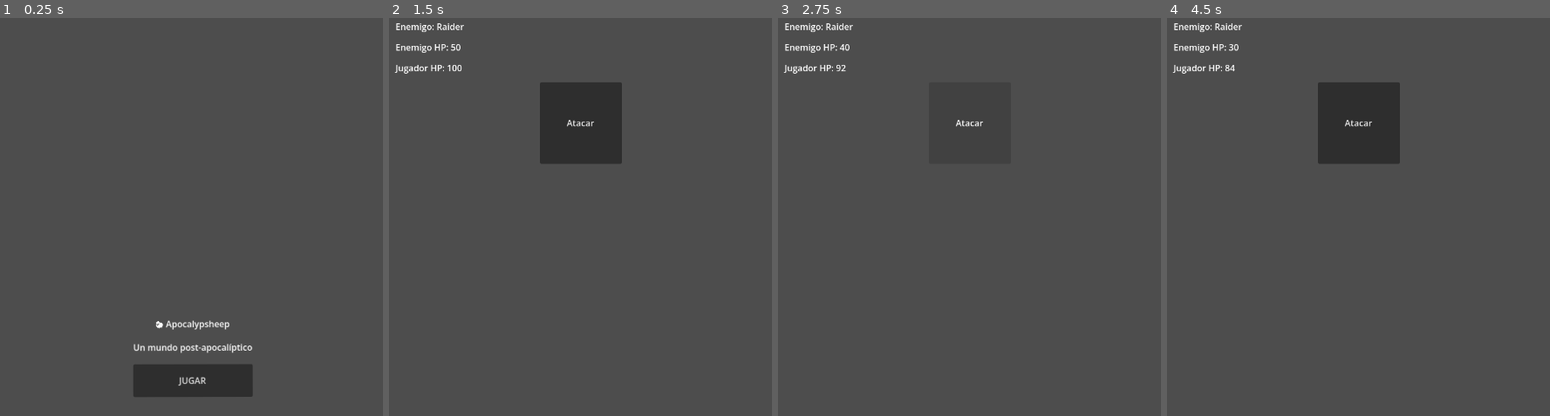
Above: before the commit, frames 1-4 (left to right).
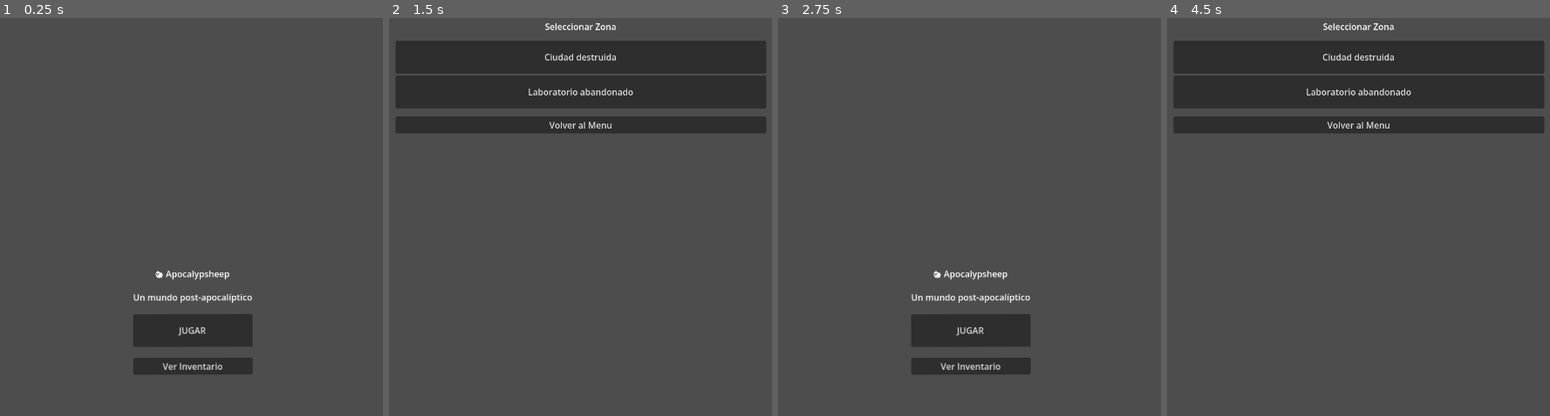
Above: after the commit, the same moments.

Repository: MirandaFrancoCBA/apocalypsheep
Game: Godot game, scene res://scenes/main_menu.tscn
Two runs of this game, one before a commit and one after it. Both use one fixed random seed, a clock stepped at 60 frames per second and the inputs below.
Inputs (mouse positions are in pixels of both pictures, inside the frame that each line leads up to):
- Up to frame 1 (0.25 s): no input
- Up to frame 2 (1.5 s): click (580, 364) at 0.5 s, where only the run after the commit has a clickable "Ver Inventario"; click (580, 69) at 1.25 s, where only the run after the commit has a clickable "<- Volver"
- Up to frame 3 (2.75 s): click (969, 125) at 2 s, where only the run after the commit has a clickable "Volver al Menu"
- Up to frame 4 (4.5 s): click (1358, 328) at 2.75 s, where only the run after the commit has a clickable "JUGAR"; click (1358, 121) at 3.5 s, where only the run before the commit has a clickable "Atacar"; click (1358, 328) at 4.25 s, where only the run after the commit has a clickable "JUGAR"

The runs differ from the first frame. In frame 1, 5.5% of the frame differs, in the area x 34-66%, y 63-96%; in frame 2, 20%, in the area x 1-99%, y 1-37%; in frame 3, 4.7%; in frame 4, 20%.

Commit message:
Feat: inventory

Diff:
--- /dev/null
+++ b/scenes/inventory.tscn
@@ -0,0 +1,42 @@
+[gd_scene format=3 uid="uid://bneinrv18r10h"]
+
+[ext_resource type="Script" uid="uid://cenvib3bj3etw" path="res://scripts/ui/inventory_scree.gd" id="1_qw0r6"]
+
+[node name="InventoryScreen" type="Control" unique_id=44979725]
+layout_mode = 3
+anchors_preset = 15
+anchor_right = 1.0
+anchor_bottom = 1.0
+grow_horizontal = 2
+grow_vertical = 2
+script = ExtResource("1_qw0r6")
+
+[node name="MarginContainer" type="MarginContainer" parent="." unique_id=559699994]
+layout_mode = 1
+anchors_preset = 15
+anchor_right = 1.0
+anchor_bottom = 1.0
+grow_horizontal = 2
+grow_vertical = 2
+theme_override_constants/margin_left = 20
+theme_override_constants/margin_top = 20
+theme_override_constants/margin_right = 20
+theme_override_constants/margin_bottom = 20
+
+[node name="VBoxContainer" type="VBoxContainer" parent="MarginContainer" unique_id=1680964469]
+layout_mode = 2
+theme_override_constants/separation = 15
+
+[node name="LabelTitle" type="Label" parent="MarginContainer/VBoxContainer" unique_id=1297380450]
+layout_mode = 2
+text = "INVENTARIO!"
+horizontal_alignment = 1
+
+[node name="VBoxItems" type="VBoxContainer" parent="MarginContainer/VBoxContainer" unique_id=1535806740]
+layout_mode = 2
+
+[node name="ButtonBack" type="Button" parent="MarginContainer/VBoxContainer" unique_id=293995187]
+layout_mode = 2
+text = "<- Volver"
+
+[connection signal="pressed" from="MarginContainer/VBoxContainer/ButtonBack" to="." method="_on_button_back_pressed"]
--- a/scenes/main_menu.tscn
+++ b/scenes/main_menu.tscn
@@ -19,10 +19,10 @@
 anchor_top = 0.5
 anchor_right = 0.5
 anchor_bottom = 0.5
-offset_left = -20.0
-offset_top = -31.0
-offset_right = 20.0
-offset_bottom = 31.0
+offset_left = -109.3533
+offset_top = -139.99991
+offset_right = 109.64673
+offset_bottom = 6.000122
 grow_horizontal = 2
 grow_vertical = 2
 theme_override_constants/separation = 20
@@ -42,4 +42,9 @@
 layout_mode = 2
 text = "Jugar"
 
+[node name="ButtonInventory" type="Button" parent="VBoxContainer" unique_id=1031801811]
+layout_mode = 2
+text = "Ver Inventario"
+
 [connection signal="pressed" from="VBoxContainer/ButtonPlay" to="." method="_on_button_play_pressed"]
+[connection signal="pressed" from="VBoxContainer/ButtonInventory" to="." method="_on_button_inventory_pressed"]
--- a/scenes/zone_select.tscn
+++ b/scenes/zone_select.tscn
@@ -34,3 +34,9 @@
 
 [node name="VBoxZones" type="VBoxContainer" parent="MarginContainer/VBoxContainer" unique_id=1621934966]
 layout_mode = 2
+
+[node name="ButtonBack" type="Button" parent="MarginContainer/VBoxContainer" unique_id=1315409959]
+layout_mode = 2
+text = "Volver al Menu"
+
+[connection signal="pressed" from="MarginContainer/VBoxContainer/ButtonBack" to="." method="_on_button_back_pressed"]
--- a/scripts/managers/scene_manager.gd
+++ b/scripts/managers/scene_manager.gd
@@ -43,3 +43,6 @@
 
 func go_to_result() -> void:
     go_to(Constants.SCENE_RESULT)
+
+func go_to_inventory():
+    go_to(Constants.SCENE_INVENTORY)
--- /dev/null
+++ b/scripts/ui/inventory_scree.gd
@@ -0,0 +1,40 @@
+#scripts/ui/inventory_screen.gd
+
+extends Control
+
+@onready var items_container = $MarginContainer/VBoxContainer/VBoxItems
+@onready var button_back = $MarginContainer/VBoxContainer/ButtonBack
+
+func _ready() -> void:
+    print("[Inventory] Cargando inventario")
+
+    _load_inventory()
+
+func _load_inventory() -> void:
+    var player = GameManager.get_player_data()
+    var inventory = player["inventory"]
+
+    if inventory.is_empty():
+        _show_empty()
+        return
+
+    _create_items(inventory)
+
+func _show_empty() -> void:
+    var label = Label.new()
+    label.text = "Inventario vacío"
+    label.horizontal_alignment = HORIZONTAL_ALIGNMENT_CENTER
+
+    items_container.add_child(label)
+
+func _create_items(items: Array) -> void:
+    for item in items:
+        var label = Label.new()
+
+        var text = item.get("name", "Item") + " (" + item.get("type", "") + ")"
+        label.text = text
+
+        items_container.add_child(label)
+
+func _on_button_back_pressed() -> void:
+    SceneManager.go_to_zone_select()
--- a/scripts/ui/main_menu.gd
+++ b/scripts/ui/main_menu.gd
@@ -43,3 +43,7 @@
 
 	# Navega a la selección de zona
 	SceneManager.go_to_zone_select()
+
+
+func _on_button_inventory_pressed():
+	SceneManager.go_to_inventory()
--- a/scripts/ui/result_screen.gd
+++ b/scripts/ui/result_screen.gd
@@ -33,3 +33,6 @@
     print("[Result] Continuar...")
 
     SceneManager.go_to_zone_select()
+
+func _on_button_inventory_pressed():
+    SceneManager.go_to_inventory()
--- a/scripts/ui/zone_select.gd
+++ b/scripts/ui/zone_select.gd
@@ -3,6 +3,7 @@
 
 # Referencia al contenedor donde vamos a crear botones
 @onready var zones_container = $MarginContainer/VBoxContainer/VBoxZones
+@onready var button_back = $MarginContainer/VBoxContainer/ButtonBack
 
 
 func _ready() -> void:
@@ -46,3 +47,7 @@
 
 	# Ir a combate (aunque no exista aún)
 	SceneManager.go_to_combat()
+
+func _on_button_back_pressed() -> void:
+	print("[ZoneSelect] Volviendo al menú")
+	SceneManager.go_to_main_menu()
--- a/scripts/utils/constants.gd
+++ b/scripts/utils/constants.gd
@@ -7,6 +7,7 @@
 const SCENE_ZONE_SELECT = "res://scenes/zone_select.tscn"
 const SCENE_COMBAT      = "res://scenes/combat_screen.tscn"
 const SCENE_RESULT      = "res://scenes/result.tscn"
+const SCENE_INVENTORY   = "res://scenes/inventory.tscn"
 
 # ─────────────────────────────────────────
 # GAME CONFIG
Not shown, added: scripts/ui/inventory_scree.gd.uid
